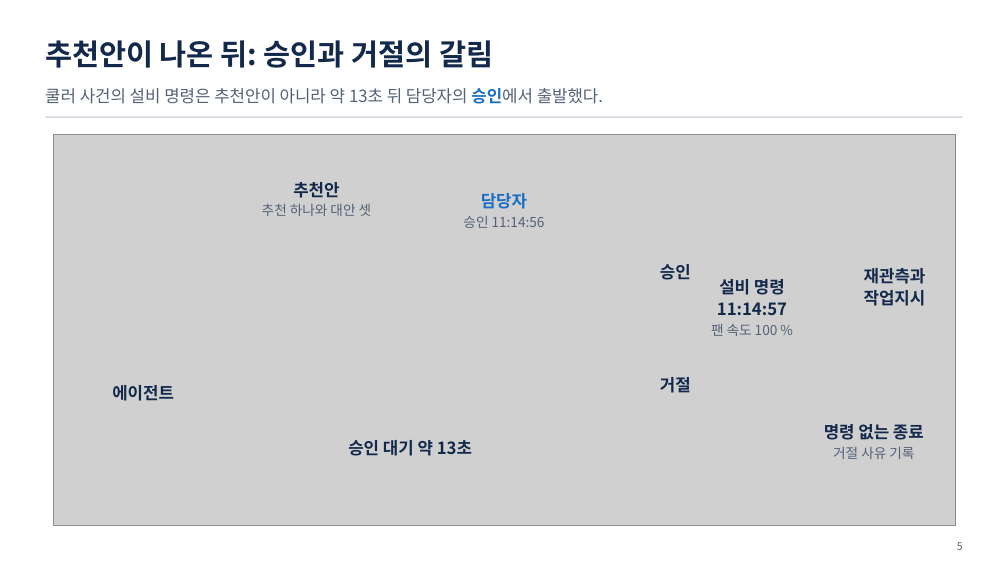
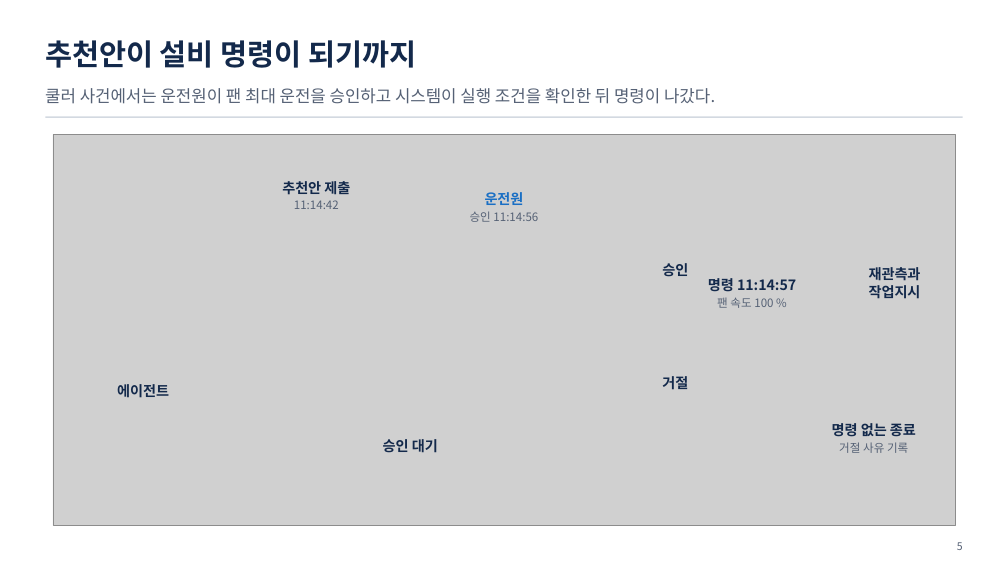
Before and after one commit to uengine-oss/hyd-iot-edu, a slide deck: slide 5 of workspace/강의제작/산출물/통합반/이론/07회차/통합반_07일차.pptx. Drawn at 1008x567 pixels with LibreOffice and Linux fonts; fonts in the diff are those of the drawing; grey boxes stand for pictures. Boxes give left, top, right and bottom in pixels: in the first picture for what was removed or moved away, otherwise in the second. Text is boxed around its words. In the diff, an @@ line names an element or a change of style, - is before the commit and + after.

Commit message:
통합반 7회차 1~13장의 승인·질문·종료 분기를 개편하고 시험 낭독과 공식 렌더 대기를 기록

```diff
--- a/workspace/강의제작/산출물/통합반/이론/07회차/통합반_07일차.pptx
+++ b/workspace/강의제작/산출물/통합반/이론/07회차/통합반_07일차.pptx
@@ text at [45, 40, 416, 68]: text changed @@
-추천안이 나온 뒤: 승인과 거절의 갈림
+추천안이 설비 명령이 되기까지
@@ text at [45, 88, 715, 104]: text changed @@
-쿨러 사건의 설비 명령은 추천안이 아니라 약 13초 뒤 담당자의 승인에서 출발했다.
+쿨러 사건에서는 운전원이 팬 최대 운전을 승인하고 시스템이 실행 조건을 확인한 뒤 명령이 나갔다.
@@ text at [282, 181, 350, 209]: text changed; size 13 to 11 pt @@
-추천안
-추천 하나와 대안 셋
+추천안 제출
+11:14:42
@@ text at [485, 192, 524, 205]: text changed; size 16 to 13.5 pt @@
-담당자
+운전원
@@ text at [470, 211, 538, 222]: size 13 to 11 pt in "승인 11:14:56" @@
@@ size 16 to 13.5 pt in 4 elements at [117, 384, 169, 398], [662, 263, 688, 277], [662, 376, 688, 390], [869, 267, 921, 299] @@
@@ text at [708, 278, 796, 291]: text changed; size 16 to 13.5 pt @@
-설비 명령 11:14:57
+명령 11:14:57
@@ text at [717, 297, 773, 308]: size 13 to 11 pt in "팬 속도 100 %" @@
@@ text "명령 없는 종료" at [832, 423, 916, 453]: size 16 to 13.5 pt in "명령 없는 종료"; size 13 to 11 pt in "거절 사유 기록" @@
@@ text at [383, 439, 438, 453]: text changed; size 16 to 13.5 pt @@
-승인 대기 약 13초
+승인 대기
```
Also in this commit, not shown: 12 other slides changed, 29 other files.
